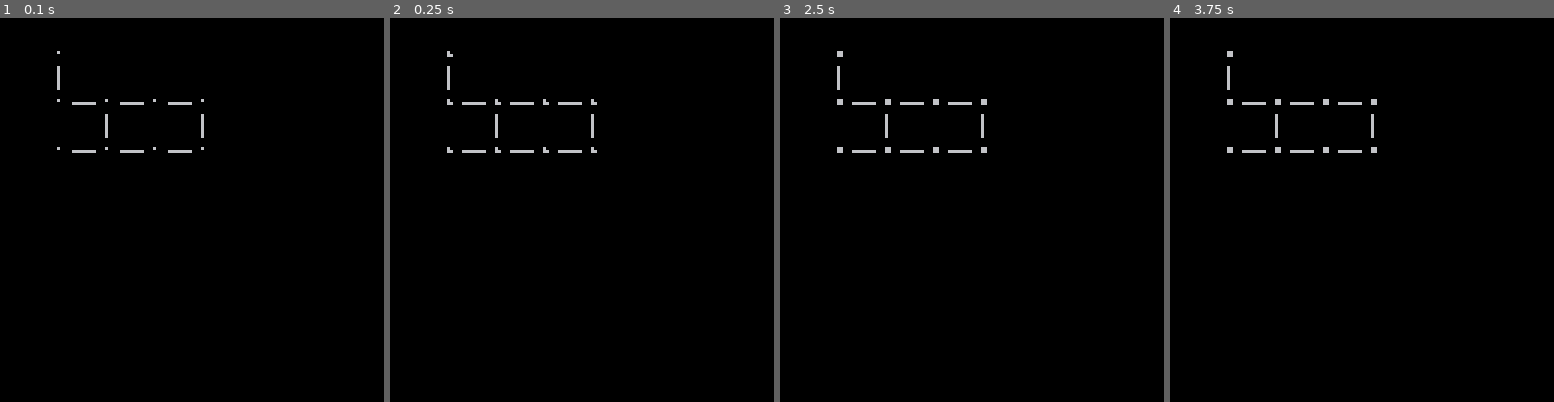
Above: before the commit, frames 1-4 (left to right).
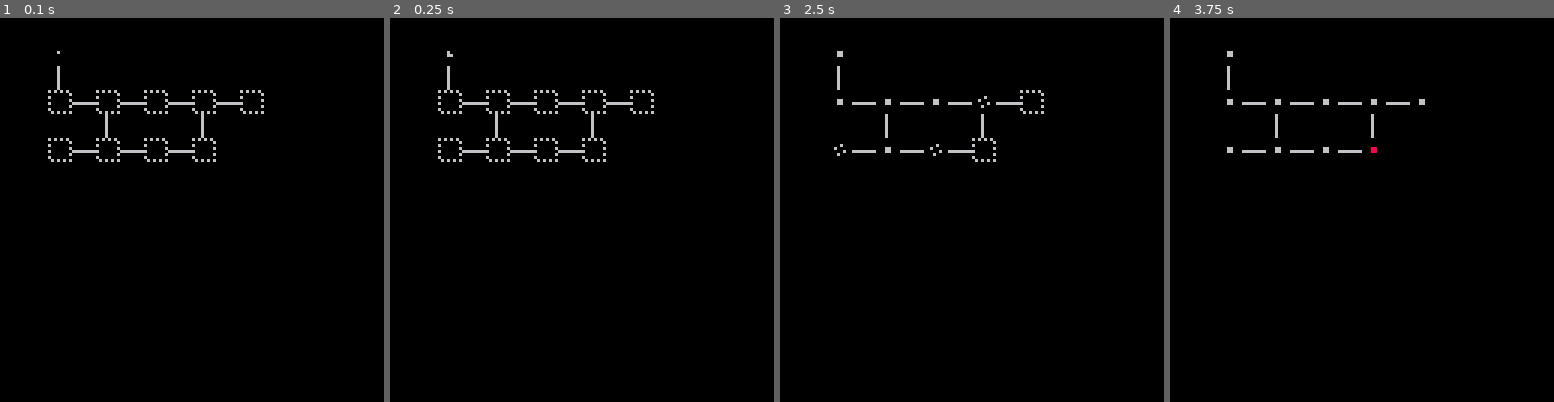
Above: after the commit, the same moments.

Repository: wesen/carts
Game: PICO-8 cartridge pico-go.p8
The game is run twice, just before and just after one commit, with the same random seed, the same clock (stepped at 60 frames per second) and the same inputs.
Inputs:
- Up to frame 1 (0.1 s): no input
- Up to frame 2 (0.25 s): no input
- Up to frame 3 (2.5 s): no input
- Up to frame 4 (3.75 s): no input

The runs differ from the first frame. In frame 1, 0.9% of the frame differs, in the area x 12-69%, y 18-38%; in frame 2, 1.0%; in frame 3, 0.4%; in frame 4, 0.1%.

Commit message:
Animation of nodes

Diff:
--- a/pico-go.p8
+++ b/pico-go.p8
@@ -167,11 +167,20 @@
  self.initialized=false
 end)
 
+function class_node:str()
+ return "n:"..tostr(self.x)..","..tostr(self.y)
+end
+
 function class_node:initialize()
+ if (self.initialized) return
  local sprs={16,17,18,19}
  if (self.is_goal) sprs[4]=20
  animate(self,sprs,0.1,function()
   self.initialized=true
+  for n in all(board:get_neighbors(self.x,self.y)) do
+   printh("neighbor "..n:str())
+   n:initialize()
+  end
  end)
 end
 
@@ -193,19 +202,40 @@
     -- node
     local n=class_node.init(x,y)
     self.nodes[v]=n
-    n:initialize()
     if band(f,2)==2 then
      self.goal=n
      n.is_goal=true
     end
+    if band(f,4)==4 then
+     self.start_node=n
+    end
    elseif m==2 then
     self.hlinks[v]=true
    elseif m==3 then
+    printh("add vlink "..tostr(v))
     self.vlinks[v]=true
    end
   end
  end
+ for k,v in pairs(self.vlinks) do
+  printh("vlink2 "..tostr(k).." "..tostr(v))
+ end
+
+ self.start_node:initialize()
 end)
+
+function class_board:get_neighbors(x,y)
+ printh("vlinks "..tostr(self.vlinks))
+ local res={}
+ printh("get neighbors "..tostr(x)..","..tostr(y))
+ local v=v_idx(x,y+1)
+ printh("vlink "..tostr(v).." "..tostr(self.vlinks[v_idx(x,y+1)]))
+ if (self.hlinks[v_idx(x-1,y)]) add(res,self.nodes[v_idx(x-2,y)])
+ if (self.hlinks[v_idx(x+1,y)]) add(res,self.nodes[v_idx(x+2,y)])
+ if (self.vlinks[v_idx(x,y-1)]) add(res,self.nodes[v_idx(x,y-2)])
+ if (self.vlinks[v_idx(x,y+1)]) add(res,self.nodes[v_idx(x,y+2)])
+ return res
+end
 
 function class_board:draw()
  for v,n in pairs(self.nodes) do
@@ -269,13 +299,54 @@
 
 
 
+…(41 lines of a section not shown)…
 __gff__
-0001000003000000000000000000000001010101010000000000000000000000000000000000000000000000000000000000000000000000000000000000000000000000000000000000000000000000000000000000000000000000000000000000000000000000000000000000000000000000000000000000000000000000
+0001000003000000000000000000000001010101010000000000000000000000000000000000000000000000000000000000000000000000000000000000000005050505000000000000000000000000010101010000000000000000000000000101010100000000000000000000000000000000000000000000000000000000
 0000000000000000000000000000000000000000000000000000000000000000000000000000000000000000000000000000000000000000000000000000000000000000000000000000000000000000000000000000000000000000000000000000000000000000000000000000000000000000000000000000000000000000
 __map__
 0000000000000000000000000000000000000000000000000000000000000000000000000000000000000000000000000000000000000000000000000000000000000000000000000000000000000000000000000000000000000000000000000000000000000000000000000000000000000000000000000000000000000000
-0000010000000000000000000000000000000000000000000000000000000000000000000000000000000000000000000000000000000000000000000000000000000000000000000000000000000000000000000000000000000000000000000000000000000000000000000000000000000000000000000000000000000000
+0000410000000000000000000000000000000000000000000000000000000000000000000000000000000000000000000000000000000000000000000000000000000000000000000000000000000000000000000000000000000000000000000000000000000000000000000000000000000000000000000000000000000000
 0000030000000000000000000000000000000000000000000000000000000000000000000000000000000000000000000000000000000000000000000000000000000000000000000000000000000000000000000000000000000000000000000000000000000000000000000000000000000000000000000000000000000000
-0000010201020102010000000000000000000000000000000000000000000000000000000000000000000000000000000000000000000000000000000000000000000000000000000000000000000000000000000000000000000000000000000000000000000000000000000000000000000000000000000000000000000000
+0000010201020102010263000000000000000000000000000000000000000000000000000000000000000000000000000000000000000000000000000000000000000000000000000000000000000000000000000000000000000000000000000000000000000000000000000000000000000000000000000000000000000000
 0000000003000000030000000000000000000000000000000000000000000000000000000000000000000000000000000000000000000000000000000000000000000000000000000000000000000000000000000000000000000000000000000000000000000000000000000000000000000000000000000000000000000000
-0000010201020102040000000000000000000000000000000000000000000000000000000000000000000000000000000000000000000000000000000000000000000000000000000000000000000000000000000000000000000000000000000000000000000000000000000000000000000000000000000000000000000000
+0000010252020102040000000000000000000000000000000000000000000000000000000000000000000000000000000000000000000000000000000000000000000000000000000000000000000000000000000000000000000000000000000000000000000000000000000000000000000000000000000000000000000000
Not shown, changed: 41 lines of the sprite sheet (__gfx__) section of pico-go.p8
